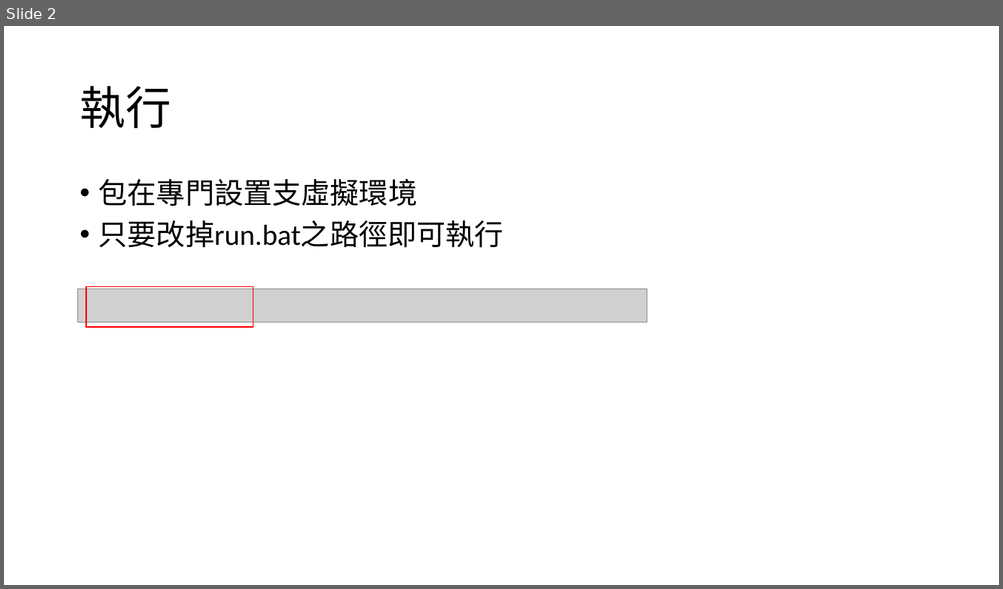
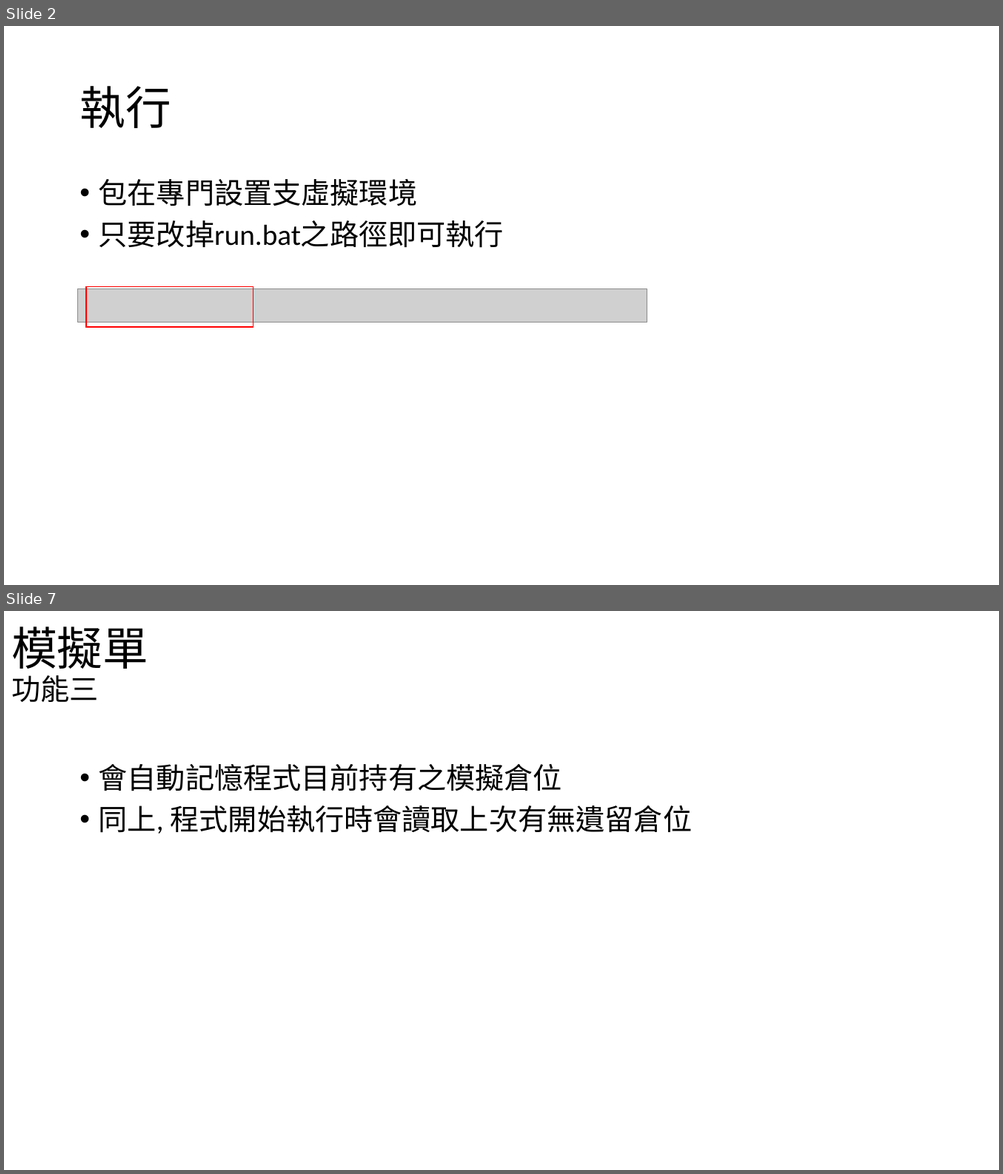
Before and after one commit to youthink0/shioaji-options, a slide deck: 選擇權自動化.pptx. Shown one above the other, each under a label of ours: slide 2 before the commit, slides 2 and 7 after it; the slides between them are not shown. The pictures are 1003x589 and 1003x1174 pixels, drawn with LibreOffice and Linux fonts; fonts in the diff are those of the drawing; grey boxes stand for pictures. Boxes give left, top, right and bottom in pixels: in the first picture for what was removed or moved away, otherwise in the second. Text is boxed around its words. In the diff, an @@ line names an element or a change of style, - is before the commit and + after.

```diff
--- a/選擇權自動化.pptx
+++ b/選擇權自動化.pptx
@@ slide 7 added at bbox=[4, 611, 999, 1170], background #FFFFFF @@
@@ text added at bbox=[11, 627, 148, 702], 44 pt, text #000000 @@
+模擬單
+功能三
@@ text added at bbox=[99, 764, 692, 834], 28 pt, text #000000 @@
+• 會自動記憶程式目前持有之模擬倉位
+• 同上, 程式開始執行時會讀取上次有無遺留倉位
```
Also in this commit, not shown: 2 slides changed, 8 other slides added, 9 other files.
